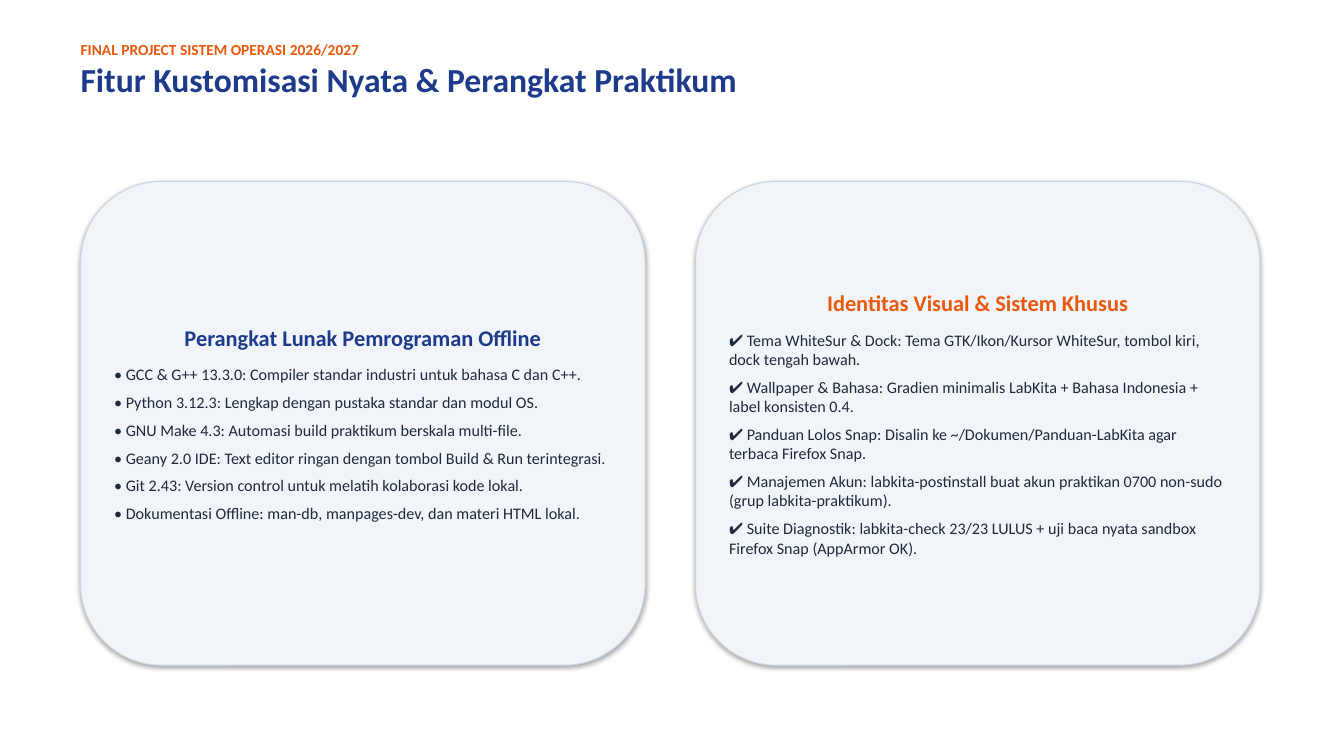
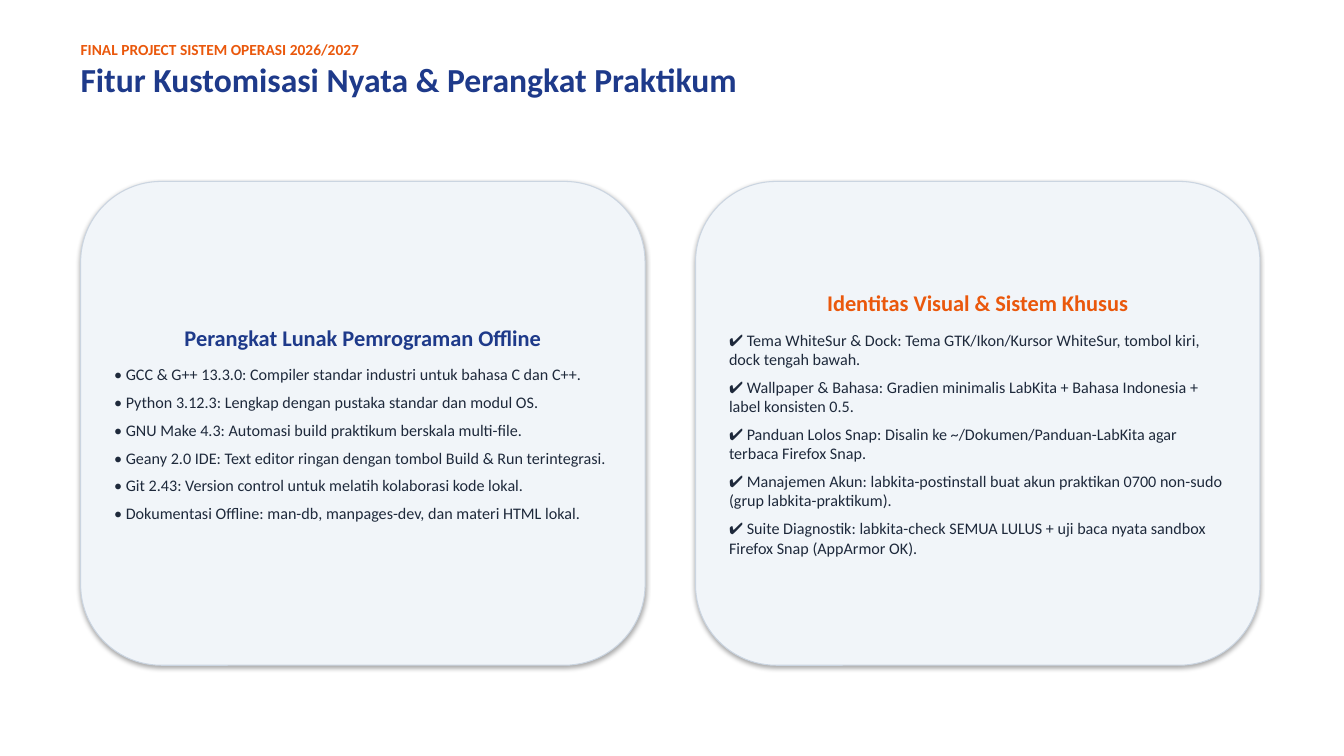
Before and after one commit to luvices/labkita, a slide deck: slide 5 of docs/presentation/labkita-presentation.pptx. Drawn at 1344x756 pixels with LibreOffice and Linux fonts; fonts in the diff are those of the drawing. Boxes give left, top, right and bottom in pixels: in the first picture for what was removed or moved away, otherwise in the second. Text is boxed around its words. In the diff, an @@ line names an element or a change of style, - is before the commit and + after.

Commit message:
docs(v05): update docs, report PDF, and slides for LabKita Linux 0.5 GUI release

```diff
--- a/docs/presentation/labkita-presentation.pptx
+++ b/docs/presentation/labkita-presentation.pptx
@@ text in rounded rectangle at box(729, 382, 1187, 412): text changed @@
-✔ Wallpaper & Bahasa: Gradien minimalis LabKita + Bahasa Indonesia + label konsisten 0.4.
+✔ Wallpaper & Bahasa: Gradien minimalis LabKita + Bahasa Indonesia + label konsisten 0.5.
@@ text in rounded rectangle at box(729, 523, 1206, 557): text changed @@
-✔ Suite Diagnostik: labkita-check 23/23 LULUS + uji baca nyata sandbox Firefox Snap (AppArmor OK).
+✔ Suite Diagnostik: labkita-check SEMUA LULUS + uji baca nyata sandbox Firefox Snap (AppArmor OK).
```
Also in this commit, not shown: 9 other slides changed, 7 other files.
